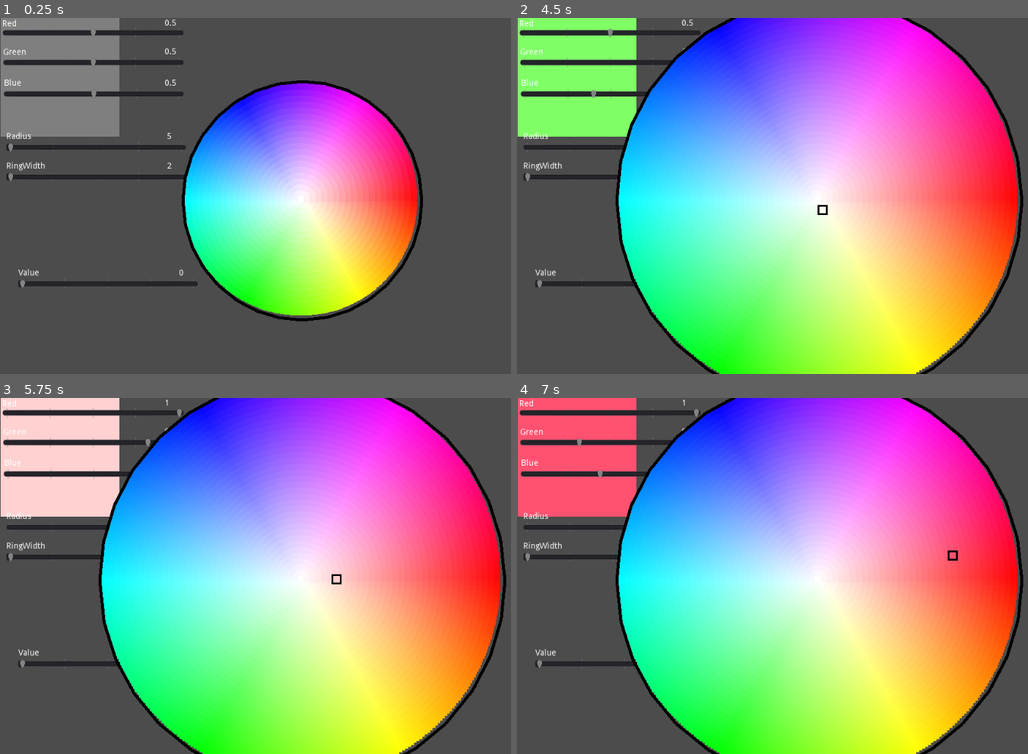
Above: before the commit, frames 1-4 (two rows, left to right).
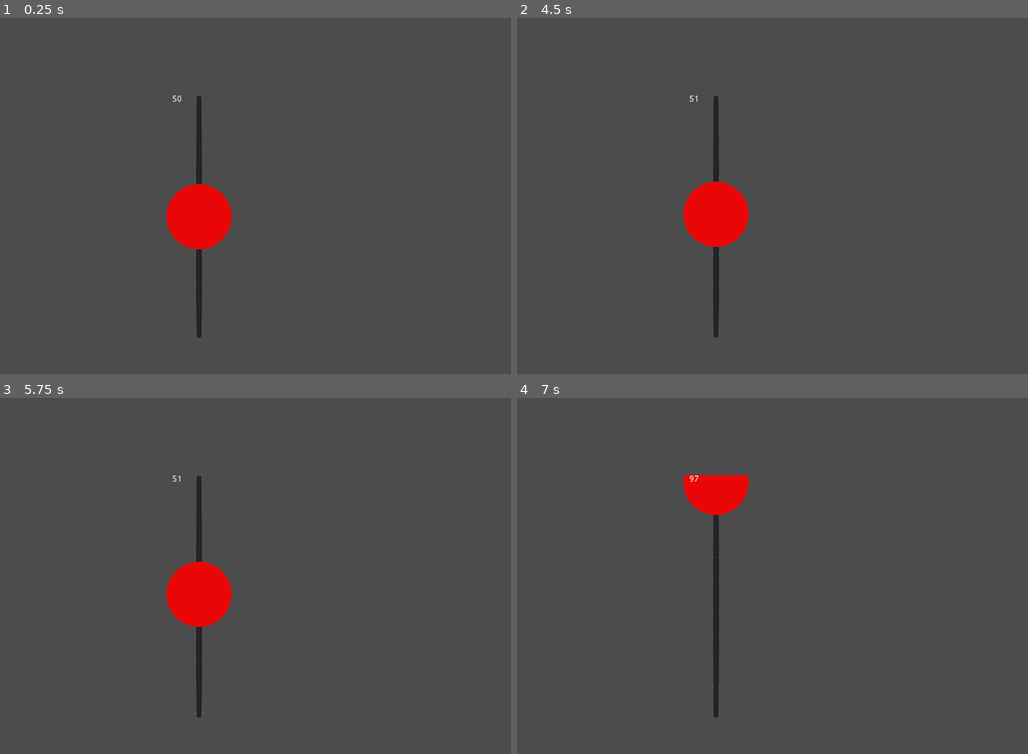
Above: after the commit, the same moments.

Repository: bitwes/PickerOfColors
Game: Godot game, scene res://SuperSlider.tscn
Same seed, same stepped clock (60 frames per second), same inputs: the game is played once before the commit and once after it. Before the commit the project starts from res://addons/PickerOfColors/CustomColor.tscn.
Inputs (mouse positions are in pixels of both pictures, inside the frame that each line leads up to):
- Up to frame 1 (0.25 s): no input
- Up to frame 2 (4.5 s): tap Enter at 0.5, 2, 3.5 s; move the mouse to (956, 178) at 0.52 s; click (956, 178) at 0.67 s; tap Space at 1.25, 2.75, 4.25 s; move the mouse to (700, 213) at 1.27 s; click (700, 213) at 1.42 s; move the mouse to (879, 117) at 2.02 s; click (879, 117) at 2.17 s; move the mouse to (792, 267) at 2.77 s; click (792, 267) at 2.92 s; move the mouse to (1002, 249) at 3.52 s; click (1002, 249) at 3.67 s; move the mouse to (639, 142) at 4.27 s; click (639, 142) at 4.42 s
- Up to frame 3 (5.75 s): move the mouse to (332, 576) at 5.02 s; click (332, 576) at 5.17 s
- Up to frame 4 (7 s): move the mouse to (731, 487) at 5.77 s; click (731, 487) at 5.92 s; move the mouse to (956, 558) at 6.52 s; click (956, 558) at 6.67 s

The runs differ from the first frame. In frame 1, 35% of the frame differs, in the area x 0-83%, y 0-90%; in frame 2, 76%; in frame 3, 76%; in frame 4, 76%, in the area x 0-100%, y 0-100%.

Commit message:
super slider

Diff:
--- /dev/null
+++ b/SuperSlider.tres
@@ -0,0 +1,7 @@
+[gd_resource type="StyleBoxFlat" format=2]
+
+[resource]
+border_width_left = 10
+border_width_top = 10
+border_width_right = 10
+border_width_bottom = 10
--- a/SuperSlider.tscn
+++ b/SuperSlider.tscn
@@ -1,17 +1,25 @@
 [gd_scene load_steps=2 format=2]
 
-[sub_resource type="StyleBoxFlat" id=1]
-border_width_left = 10
-border_width_top = 10
-border_width_right = 10
-border_width_bottom = 10
+[ext_resource path="res://VSlider.gd" type="Script" id=1]
 
 [node name="Node2D" type="Node2D"]
 
 [node name="VSlider" type="VSlider" parent="."]
-margin_left = 50.0
-margin_top = 16.0
+margin_left = 280.0
+margin_top = 130.0
+margin_right = 390.0
+margin_bottom = 540.0
+rect_clip_content = true
+value = 50.0
+tick_count = 10
+ticks_on_borders = true
+script = ExtResource( 1 )
+_grabber_color = Color( 0.921569, 0.027451, 0.027451, 1 )
+
+[node name="Value" type="Label" parent="VSlider"]
+margin_left = 10.0
 margin_right = 110.0
-margin_bottom = 400.0
-custom_styles/grabber_area = SubResource( 1 )
-ticks_on_borders = false
+margin_bottom = 31.0
+text = "50"
+
+[connection signal="value_changed" from="VSlider" to="VSlider" method="_on_VSlider_value_changed"]
--- /dev/null
+++ b/VSlider.gd
@@ -0,0 +1,34 @@
+tool
+extends VSlider
+
+export var _grabber_color = Color(1, 1, 1, 1)
+
+func _disp_value():
+	$Value.set_text(str(self.value))
+
+func _ready():
+	_disp_value()
+
+func _calc_grabber_loc():
+	var to_return = Vector2(0, 0)
+	var percent = self.value / self.max_value
+	to_return.y = get_rect().size.y - get_rect().size.y * percent
+	to_return.x = get_rect().size.x / 2
+
+	return to_return
+
+func draw_grabber(pos):
+	draw_circle(pos, self.get_rect().size.x/2, _grabber_color)
+
+func _draw():
+	draw_grabber(_calc_grabber_loc())
+
+func get_grabber_color():
+	return _grabber_color
+
+func set_grabber_color(color):
+	_grabber_color = color
+
+
+func _on_VSlider_value_changed(value):
+	_disp_value()
--- a/project.godot
+++ b/project.godot
@@ -16,7 +16,7 @@
 [application]
 
 config/name="PickerOfColors"
-run/main_scene="res://addons/PickerOfColors/CustomColor.tscn"
+run/main_scene="res://SuperSlider.tscn"
 config/icon="res://icon.png"
 
 [editor_plugins]
